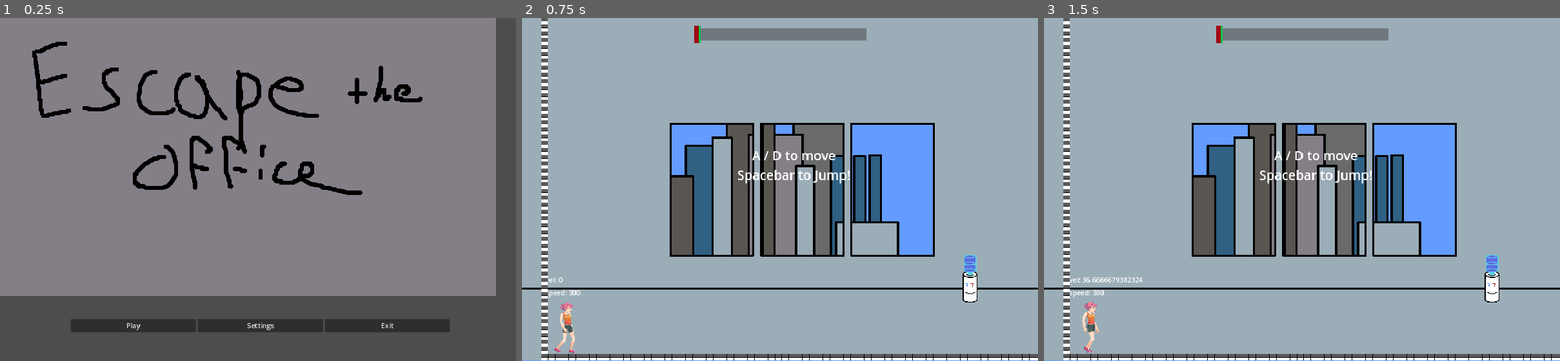
Above: before the commit, frames 1-3 (left to right).
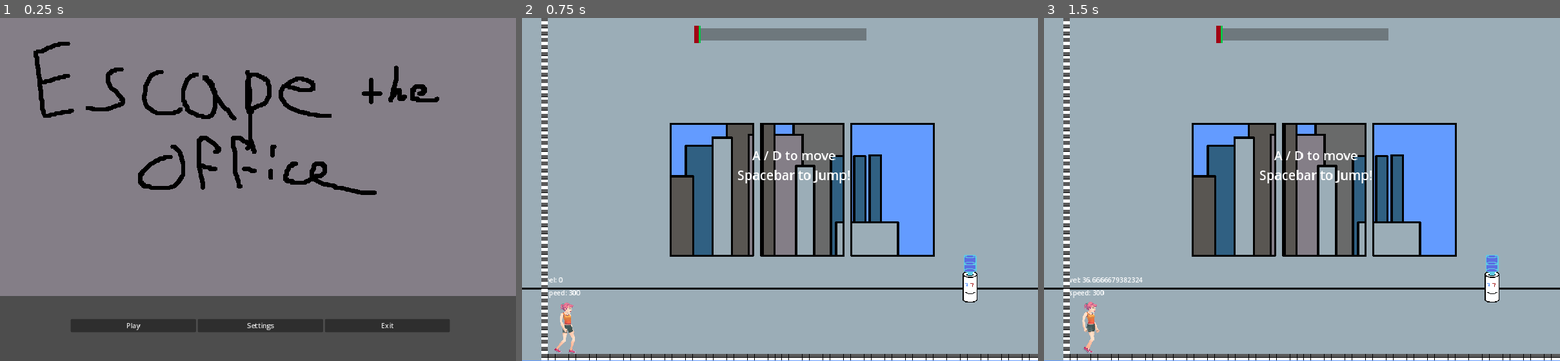
Above: after the commit, the same moments.

Repository: pilsnerpals/escape-gwj
Game: Godot game, scene res://Scenes/Menus/MainMenu.tscn
Same seed, same stepped clock (60 frames per second), same inputs: the game is played once before the commit and once after it. The engine's default icon, where the game draws it, is replaced by a stand-in: a white triangle on a blue panel in a dark square. Sound files missing from this copy of the repository are replaced by a short silence.
Inputs:
- Up to frame 1 (0.25 s): no input
- Up to frame 2 (0.75 s): click "Play" at 0.5 s
- Up to frame 3 (1.5 s): tap Enter at 1.25 s; hold D (move_right) from 1.28 s (still down)

The runs differ from the first frame. In frame 1, 8.1% of the frame differs, in the area x 6-100%, y 0-82%; in frame 2, nothing differs; in frame 3, nothing differs.

Commit message:
updated the exit scene to be its own thing, added level switching to the gameplay script

Diff:
--- a/Scenes/Level0.tscn
+++ b/Scenes/Level0.tscn
@@ -1,7 +1,7 @@
-[gd_scene load_steps=11 format=3 uid="uid://c215ytjk6ucnr"]
+[gd_scene load_steps=10 format=3 uid="uid://c215ytjk6ucnr"]
 
 [ext_resource type="Texture2D" uid="uid://xgmvbbg2dkgw" path="res://Assets/platformer-tileset-template.png" id="1_ryuw3"]
-[ext_resource type="Texture2D" uid="uid://uvefioi1x3tw" path="res://Assets/stairs.png" id="2_p0f3l"]
+[ext_resource type="PackedScene" uid="uid://cmxcks0jusqyx" path="res://Scenes/exit.tscn" id="2_6w48f"]
 [ext_resource type="Texture2D" uid="uid://baq6k86pdgrg4" path="res://Assets/sky.png" id="3_4eo77"]
 [ext_resource type="Texture2D" uid="uid://dc811qfn1p8b8" path="res://Assets/city.png" id="4_vwyt0"]
 [ext_resource type="Texture2D" uid="uid://blnuyn34hixvr" path="res://Assets/Office_1.png" id="5_yrpkn"]
@@ -1461,9 +1461,6 @@
 physics_layer_0/collision_layer = 16
 sources/0 = SubResource("TileSetAtlasSource_vgbn6")
 
-[sub_resource type="RectangleShape2D" id="RectangleShape2D_lho4y"]
-size = Vector2(150, 153)
-
 [node name="Level0" type="Node"]
 
 [node name="TileMap" type="TileMap" parent="."]
@@ -1493,19 +1490,7 @@
 
 [node name="Spawn Location" type="Node2D" parent="."]
 
-[node name="Exit" type="RigidBody2D" parent="."]
-position = Vector2(5831, 700)
-gravity_scale = 0.0
-metadata/_edit_group_ = true
-
-[node name="CollisionShape2D" type="CollisionShape2D" parent="Exit"]
-position = Vector2(3, 3.5)
-shape = SubResource("RectangleShape2D_lho4y")
-
-[node name="Sprite2D" type="Sprite2D" parent="Exit"]
-rotation = 1.5708
-scale = Vector2(5, 5)
-texture = ExtResource("2_p0f3l")
+[node name="Exit" parent="." instance=ExtResource("2_6w48f")]
 
 [node name="ParallaxBackground" type="ParallaxBackground" parent="."]
 
--- a/Scenes/Menus/MainMenu.tscn
+++ b/Scenes/Menus/MainMenu.tscn
@@ -14,7 +14,7 @@
 
 [node name="TextureRect" type="TextureRect" parent="."]
 layout_mode = 0
-offset_right = 1154.0
+offset_right = 1200.0
 offset_bottom = 648.0
 texture = ExtResource("1_xu1s8")
 
--- /dev/null
+++ b/Scenes/exit.gd
@@ -0,0 +1,9 @@
+extends Area2D
+
+signal player_exited
+
+@export var level: int
+
+func _on_body_entered(body):
+	player_exited.emit(level)
+	pass # Replace with function body.
--- /dev/null
+++ b/Scenes/exit.tscn
@@ -0,0 +1,24 @@
+[gd_scene load_steps=4 format=3 uid="uid://cmxcks0jusqyx"]
+
+[ext_resource type="Texture2D" uid="uid://uvefioi1x3tw" path="res://Assets/stairs.png" id="1_01g5n"]
+[ext_resource type="Script" path="res://Scenes/exit.gd" id="1_y4qu5"]
+
+[sub_resource type="RectangleShape2D" id="RectangleShape2D_lho4y"]
+size = Vector2(150, 153)
+
+[node name="Exit" type="Area2D" groups=["Exit"]]
+position = Vector2(5831, 700)
+collision_layer = 16
+script = ExtResource("1_y4qu5")
+metadata/_edit_group_ = true
+
+[node name="CollisionShape2D" type="CollisionShape2D" parent="."]
+position = Vector2(3, 3.5)
+shape = SubResource("RectangleShape2D_lho4y")
+
+[node name="Sprite2D" type="Sprite2D" parent="."]
+rotation = 1.5708
+scale = Vector2(5, 5)
+texture = ExtResource("1_01g5n")
+
+[connection signal="body_entered" from="." to="." method="_on_body_entered"]
--- a/Scenes/game_play.gd
+++ b/Scenes/game_play.gd
@@ -5,10 +5,19 @@
 var bgm_current = 0
 @onready var coffees
 @onready var coworkers
-
+#put in the level length
+const levelLengths = [5920, 15120]
+var currentLevel = 0
+var canSwitch = true
+@onready var currentLevelScene = $Level0
 # Called when the node enters the scene tree for the first time.
 func _ready():
 	$bgm1.play()
+	handleLevelLoad(currentLevel)
+	# hard coded for level 0 need to figure out how to deal with this a better way
+
+
+func handleLevelLoad(levelNum: int):
 	coffees = get_tree().get_nodes_in_group("Coffees")
 	coworkers = get_tree().get_nodes_in_group("Coworkers")
 	get_tree().call_group("coworkers", "init")
@@ -16,9 +25,28 @@
 		c.collected.connect(%Player._on_coffee_collected)
 	for w in coworkers:
 		w.player_hit.connect(%Player._on_co_worker_player_hit)
+	var exits = get_tree().get_nodes_in_group("Exit")
+	for e in exits:
+		e.player_exited.connect(_onExitReached)
+	%ProgressBar.setMaxLength(levelLengths[levelNum])
 
-	# hard coded for level 0 need to figure out how to deal with this a better way
-	%ProgressBar.setMaxLength(5920)
+func _onExitReached(level: int):
+	if canSwitch:
+		%LevelSwitchTimer.start()
+		canSwitch = false
+		%Player.position = Vector2(57, 721)
+		currentLevel += 1;
+		#load new scene
+		var level_path = "res://Scenes/Level" + str(currentLevel) + ".tscn"
+		var level_scene = load(level_path)
+		var level_instance = level_scene.instantiate()
+		#this is temporary
+
+		add_child(level_instance)
+		#unload old scene
+		currentLevelScene.queue_free()
+		currentLevelScene = level_scene
+		handleLevelLoad(currentLevel)
 
 # Called every frame. 'delta' is the elapsed time since the previous frame.
 func _process(delta):
@@ -37,3 +65,8 @@
 
 func _on_bgm_3_finished():
 	$bgm1.play()
+
+
+func _on_level_switch_timer_timeout():
+	canSwitch = true
+	pass # Replace with function body.
--- a/Scenes/game_play.tscn
+++ b/Scenes/game_play.tscn
@@ -54,6 +54,12 @@
 offset_bottom = 38.0
 grow_horizontal = 2
 
+[node name="LevelSwitchTimer" type="Timer" parent="."]
+unique_name_in_owner = true
+wait_time = 5.0
+one_shot = true
+
 [connection signal="finished" from="bgm1" to="." method="_on_bgm_1_finished"]
 [connection signal="finished" from="bgm2" to="." method="_on_bgm_2_finished"]
 [connection signal="finished" from="bgm3" to="." method="_on_bgm_3_finished"]
+[connection signal="timeout" from="LevelSwitchTimer" to="." method="_on_level_switch_timer_timeout"]
